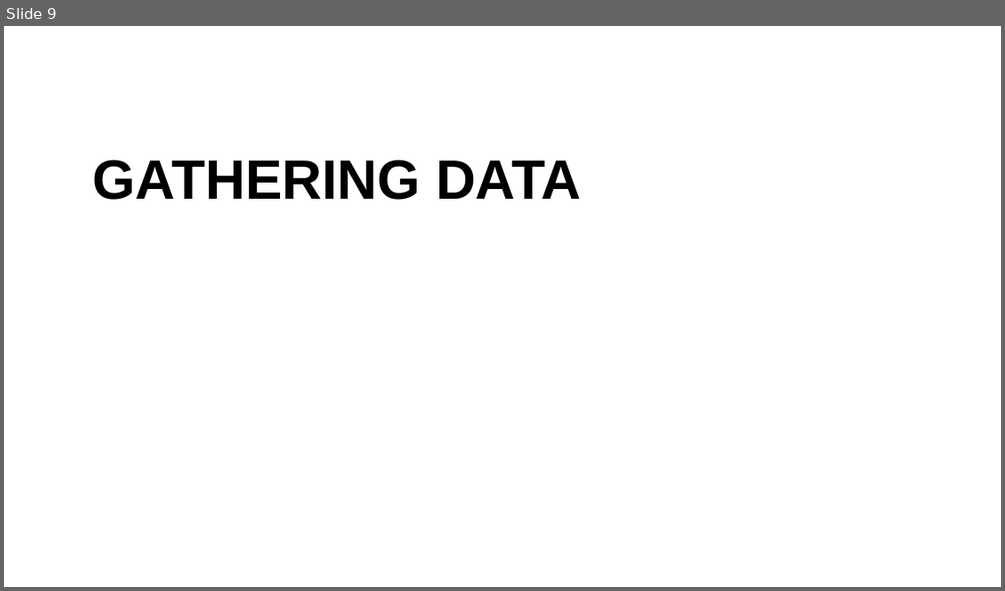
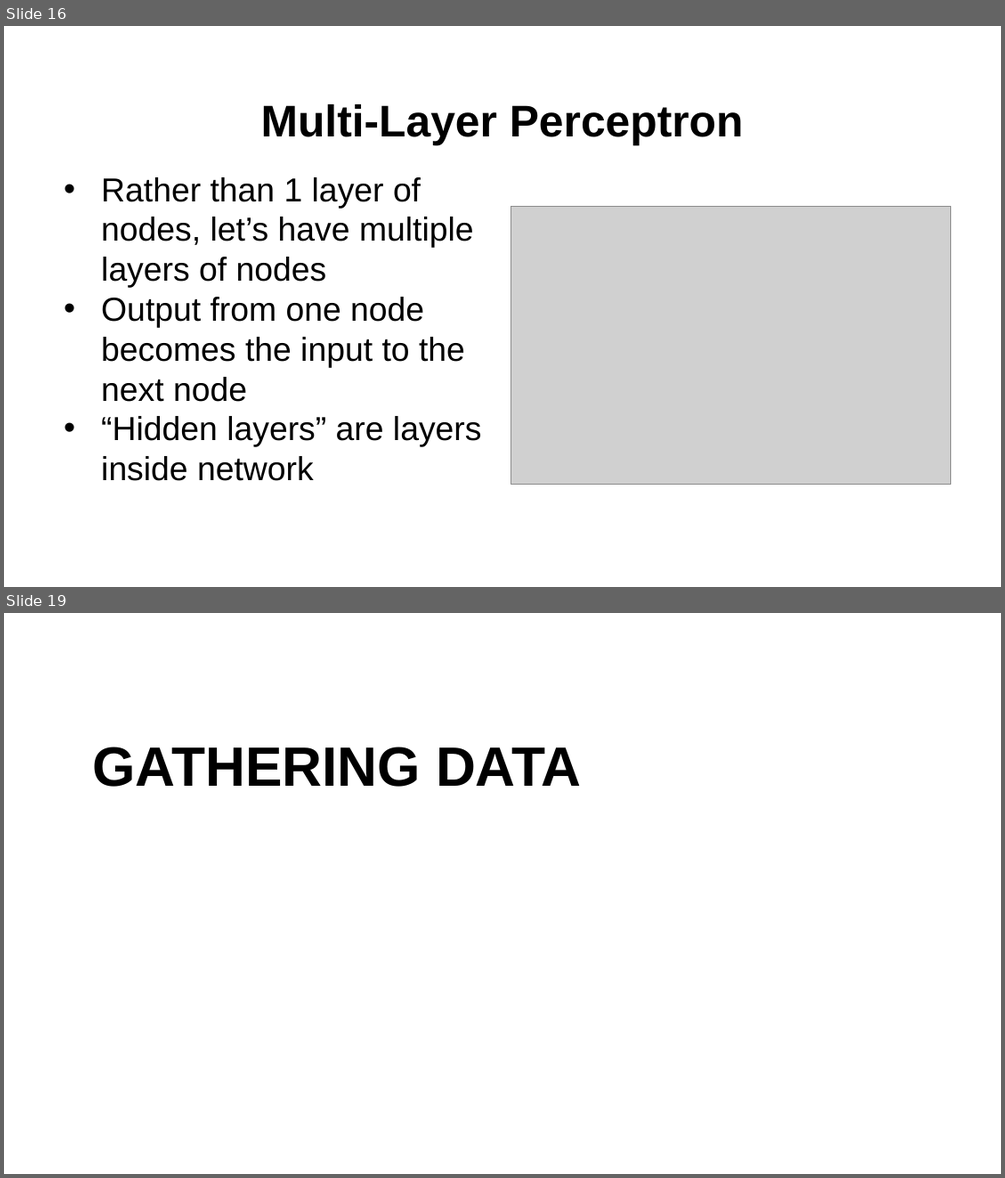
Before and after one commit to fbsmith/sciantix-official, a slide deck: presentations/2026-02-20.pptx. Shown one above the other, each under a label of ours: slide 9 before the commit, slides 16 and 19 after it; the slides between them are not shown. The pictures are 1005x591 and 1005x1178 pixels, drawn with LibreOffice and Linux fonts; fonts in the diff are those of the drawing; grey boxes stand for pictures; background and template pictures are left out. Boxes give left, top, right and bottom in pixels: in the first picture for what was removed or moved away, otherwise in the second. Text is boxed around its words. In the diff, an @@ line names an element or a change of style, - is before the commit and + after.

```diff
--- a/presentations/2026-02-20.pptx
+++ b/presentations/2026-02-20.pptx
@@ slide 16 added at [4, 26, 1001, 587], background #FFFFFF @@
@@ title added at [261, 104, 744, 146], 32 pt, text #000000, bold @@
+Multi-Layer Perceptron
@@ text added at [101, 177, 482, 481], 24 pt, text #000000 @@
+• Rather than 1 layer of nodes, let’s have multiple layers of nodes
+• Output from one node becomes the input to the next node
+• “Hidden layers” are layers inside network
@@ picture added at [510, 207, 951, 483] @@
@@ what was slide 9 is now slide 19 @@
```
Also in this commit, not shown: 2 slides changed, 12 other slides added, 3 slides removed, 6 other files.
